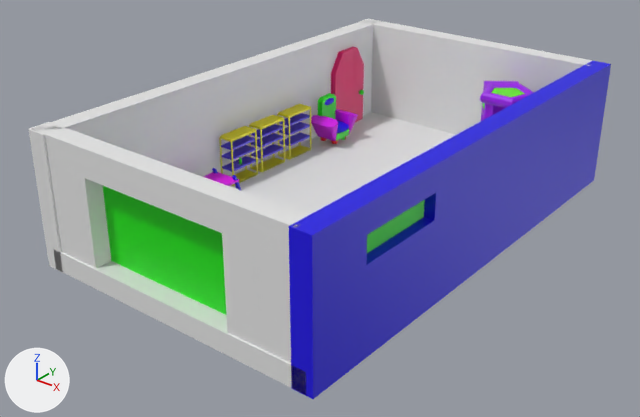
A saved change to the Blender file Assets/Art/Models/matos 2.blend.
Both versions are drawn from a 50 mm camera at (12.16, -20.91, 11.83) aimed at (-3.29, -1.6, -0.14). The lights are fixed; the arrows at lower left show +X, +Y and +Z.

The first picture shows 'Armoire', 'Armoire.2', 'Armoire.3', 'Fauteuille', 'MachineTP', 'MureB', 'MureD', 'MureF', 'MureG', 'Portail', 'Porte', 'Soll', 'Table'.
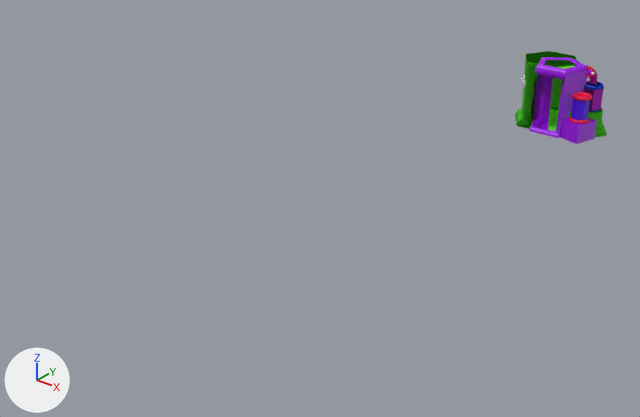
Location of each change, [x1, y1, x2, y2] in pixels of the pictures (640 x 417 px):
'MureG', hidden (blue): before [289, 61, 611, 399]
'MureF', hidden: before [29, 122, 309, 363]
'MureD', hidden: before [28, 19, 380, 273]
'Soll', hidden: before [54, 112, 457, 395]
'MureB', hidden: before [359, 19, 592, 134]
'Portail', hidden (green): before [103, 186, 226, 315]
'MachineTP', moved: before [480, 81, 534, 121]; after [529, 57, 597, 144]
'MachineMachine', added (green): after [515, 51, 607, 138]
'Porte', hidden (pink): before [331, 47, 364, 122]
'Fauteuille', hidden: before [309, 93, 358, 144]
'Armoire.3', hidden: before [219, 126, 258, 186]
'Armoire', hidden: before [249, 115, 285, 172]
'Armoire.2', hidden: before [277, 104, 311, 160]
'Table', hidden: before [203, 168, 241, 190]
'MachineRoue', added: after [586, 67, 595, 78]
'Bière', hidden: before [239, 157, 242, 164]

The change, as a list of edits to the scene's bpy script:
```text
Change ob_porte:
    add ob_porte.hide_set(True)
Change ob_armoire:
    add ob_armoire.hide_set(True)
Change ob_table:
    add ob_table.hide_set(True)
Change ob_text:
    add ob_text.hide_set(True)
Change ob_bière:
    add ob_bière.hide_set(True)
Change ob_fauteuille:
    add ob_fauteuille.hide_set(True)
Change ob_machinetp:
    ob_machinetp.location: (-0.02, 3.83, 0.54) -> (-0.02, 7.64, 0.54)
Change ob_armoire_2:
    add ob_armoire_2.hide_set(True)
Change ob_armoire_3:
    add ob_armoire_3.hide_set(True)
Change ob_soll:
    add ob_soll.hide_set(True)  # its collection is switched off
Change ob_mureb:
    add ob_mureb.hide_set(True)  # its collection is switched off
Change ob_mured:
    add ob_mured.hide_set(True)  # its collection is switched off
Change ob_portail:
    add ob_portail.hide_set(True)  # its collection is switched off
Change ob_mureg:
    add ob_mureg.hide_set(True)  # its collection is switched off
Change ob_muref:
    add ob_muref.hide_set(True)  # its collection is switched off
Add ob_machineinterupteur2:
    ob_machineinterupteur2 = bpy.data.objects.new('MachineInterupteur2', me_cube_006.copy())  # the mesh of ob_mured
    ob_machineinterupteur2.location = (-1.19, 7.49, 2.04)
    ob_machineinterupteur2.rotation_euler = (1.571, 0.0, -1.081)  # degrees (90, 0, -62)
    ob_machineinterupteur2.scale = (0.0335, 0.0159, -0.0724)
Add ob_machinesocle2:
    ob_machinesocle2 = bpy.data.objects.new('MachineSocle2', me_cube_026)  # 16 vertices, 14 faces; spans x -1.0..1.0, y -1.0..1.0, z -1.0..1.0
    ob_machinesocle2.location = (-1.15, 7.51, 2.04)
    ob_machinesocle2.rotation_euler = (0.0, 0.0, -1.081)  # degrees (0, 0, -62)
    ob_machinesocle2.scale = (0.0598, 0.0598, 0.11)
Add ob_machinesocle1:
    ob_machinesocle1 = bpy.data.objects.new('MachineSocle1', me_cube_026.copy())
    ob_machinesocle1.location = (-1.3, 7.74, 2.04)
    ob_machinesocle1.rotation_euler = (0.0, 0.0, -1.081)  # degrees (0, 0, -62)
    ob_machinesocle1.scale = (0.0598, 0.0598, 0.11)
Add ob_machinesocle0:
    ob_machinesocle0 = bpy.data.objects.new('MachineSocle0', me_cube_026.copy())
    ob_machinesocle0.location = (-1.45, 7.97, 2.04)
    ob_machinesocle0.rotation_euler = (0.0, 0.0, -1.081)  # degrees (0, 0, -62)
    ob_machinesocle0.scale = (0.0598, 0.0598, 0.11)
Add ob_machinemachine:
    ob_machinemachine = bpy.data.objects.new('MachineMachine', me_cone_002)  # 1152 vertices, 1069 faces, 94 loose edges; spans x -22.1..5.6, y -8.3..8.6, z -7.2..12.1; in mat_socle (green #5ae700), mat_tuyau (blue #0032e7), mat_verre_001 (pink #e700cf), mat_machine (pink #d81ee7), mat_picometal (green #49e700)
    ob_machinemachine.location = (1.06, 8.18, 1.45)
    ob_machinemachine.scale = (0.129, 0.129, 0.129)
Add ob_machineroue:
    ob_machineroue = bpy.data.objects.new('MachineRoue', me_cube_007)  # 162 vertices, 194 faces; spans x -1.5..1.0, y -7.6..7.6, z -6.8..6.7; in mat_metal (pink #cd00e7), mat_roue (red #e70e00), mat_boule (white #e7e7e7)
    ob_machineroue.location = (0.96, 8.01, 2.75)
    ob_machineroue.rotation_euler = (0.0, 0.0, 1.571)  # degrees (0, 0, 90)
    ob_machineroue.scale = (0.156, 0.0269, -0.0296)
```
